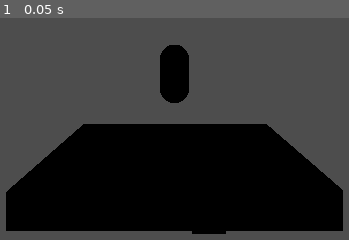
Above: before the commit, frame 1.
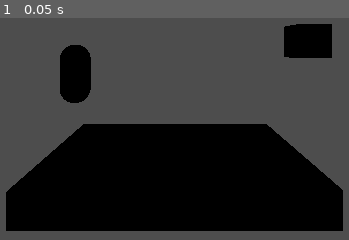
Above: after the commit, the same moment.

Repository: cranycrane/BIP-WIP
Game: Godot game, scene res://scenes/test_scene.tscn
The game is run twice, just before and just after one commit, with the same random seed, the same clock (stepped at 60 frames per second) and the same inputs. The project has no main scene, so this scene is started directly.
Inputs:
- Up to frame 1 (0.05 s): no input

The runs differ from the first frame. In frame 1, 6.3% of the frame differs, in the area x 17-96%, y 2-98%.

Commit message:
Update test_scene.tscn

Diff:
--- a/scenes/test_scene.tscn
+++ b/scenes/test_scene.tscn
@@ -1,6 +1,6 @@
 [gd_scene load_steps=4 format=3 uid="uid://c1kv01nehjtg4"]
 
-[ext_resource type="PackedScene" uid="uid://dbggp5gsy2yl2" path="res://Cube.glb" id="1_bibtl"]
+[ext_resource type="PackedScene" uid="uid://dbggp5gsy2yl2" path="res://geometry/blocks/Cube.glb" id="1_bibtl"]
 
 [sub_resource type="CapsuleShape3D" id="CapsuleShape3D_gsmao"]
 
@@ -12,7 +12,7 @@
 transform = Transform3D(8.1, 0, 0, 0, 1, 0, 0, 0, 5.9, 0, 0, 0)
 
 [node name="Cube2" parent="." instance=ExtResource("1_bibtl")]
-transform = Transform3D(1, 0, 0, 0, 1, 0, 0, 0, 1, 1, -1, 1)
+transform = Transform3D(1, 0, 0, 0, 1, 0, 0, 0, 1, 4.0642, 4.09631, 1)
 
 [node name="CharacterBody3D" type="CharacterBody3D" parent="."]
 transform = Transform3D(1, 0, 0, 0, 1, 0, 0, 0, 1, 0, 3, 0)
@@ -21,6 +21,7 @@
 shape = SubResource("CapsuleShape3D_gsmao")
 
 [node name="MeshInstance3D" type="MeshInstance3D" parent="CharacterBody3D"]
+transform = Transform3D(1, 0, 0, 0, 1, 0, 0, 0, 1, -3.38572, 0, 0)
 mesh = SubResource("CapsuleMesh_v5cg6")
 
 [node name="Camera3D" type="Camera3D" parent="."]
